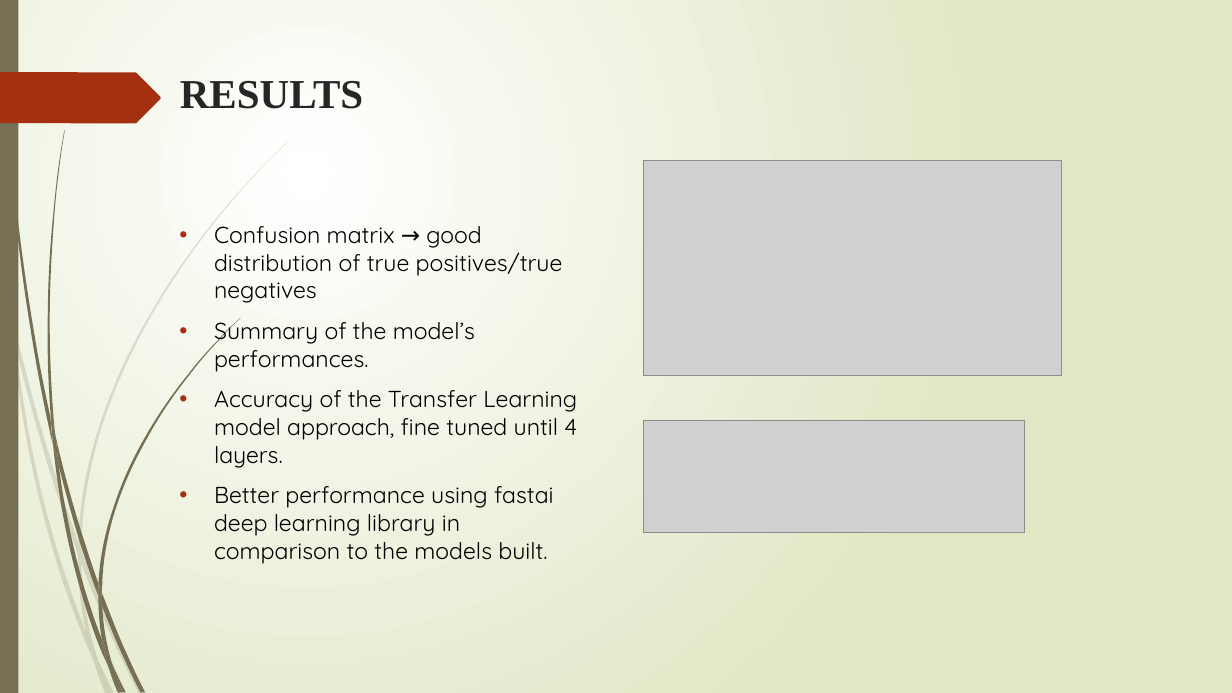
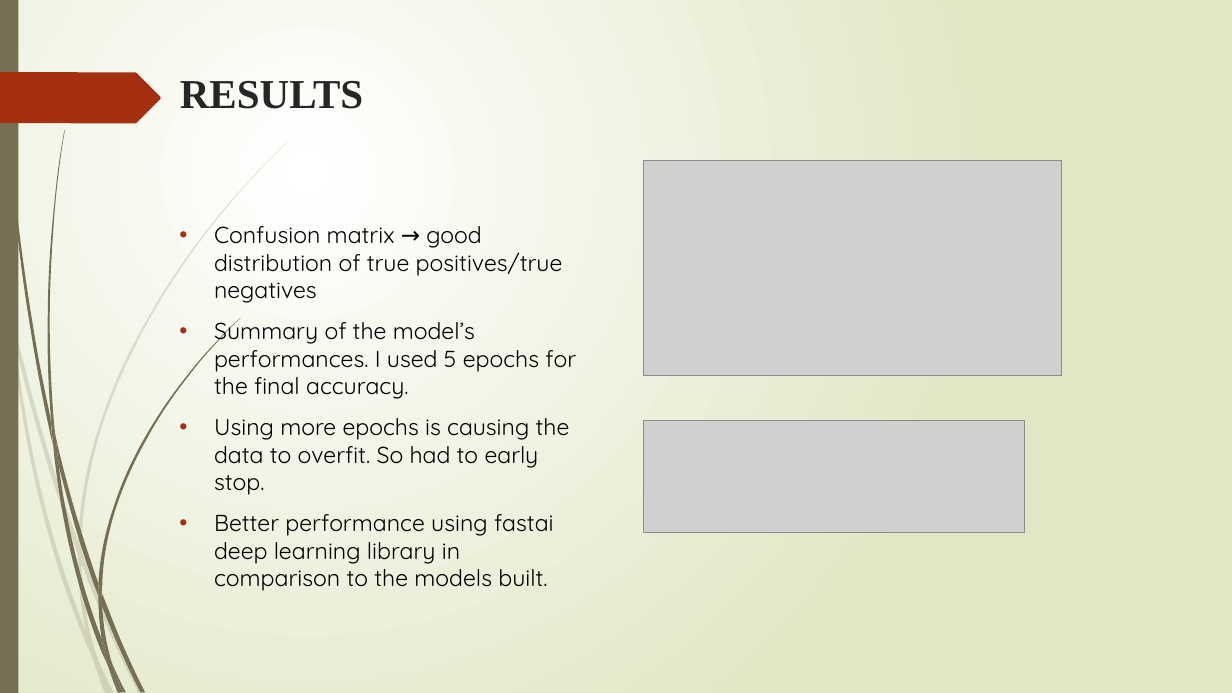
Before and after one commit to Ravi19911992/Springboard-Capstone-2, a slide deck: slide 16 of Capstone_Project_2_ppt.pptx. Drawn at 1232x693 pixels with LibreOffice and Linux fonts; fonts in the diff are those of the drawing; grey boxes stand for pictures. Boxes give left, top, right and bottom in pixels: in the first picture for what was removed or moved away, otherwise in the second. Text is boxed around its words. In the diff, an @@ line names an element or a change of style, - is before the commit and + after.

```diff
--- a/Capstone_Project_2_ppt.pptx
+++ b/Capstone_Project_2_ppt.pptx
@@ text at (x1=214, y1=318, x2=576, y2=495): text changed @@
-• Summary of the model’s performances.
-• Accuracy of the Transfer Learning model approach, fine tuned until 4 layers.
+• Summary of the model’s performances. I used 5 epochs for the final accuracy.
+• Using more epochs is causing the data to overfit. So had to early stop.
```
Also in this commit, not shown: 3 other slides changed.
